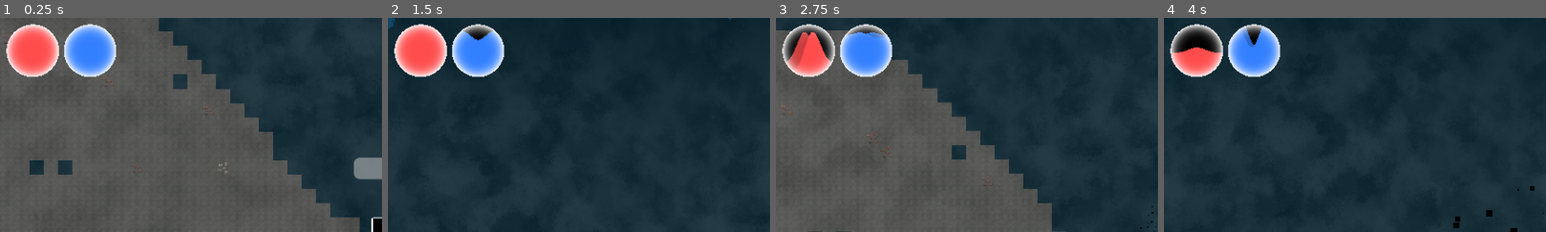
Above: before the commit, frames 1-4 (left to right).
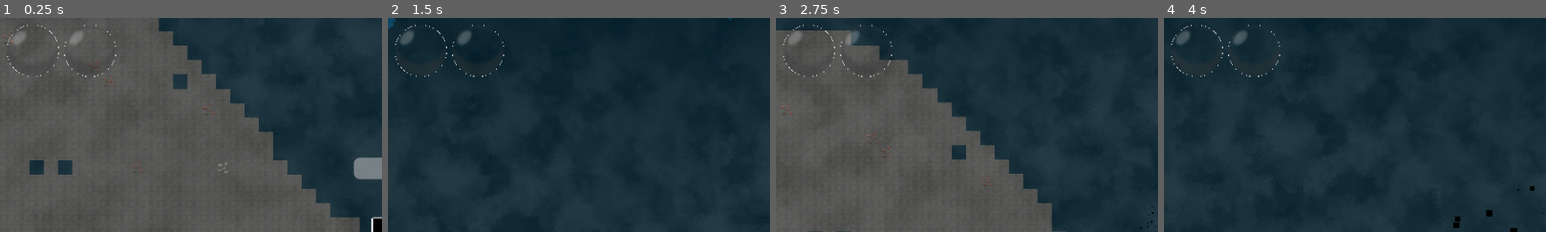
Above: after the commit, the same moments.

Repository: terriblepanic/first-game
Game: Godot game, scene res://scenes/Main.tscn
Same seed, same stepped clock (60 frames per second), same inputs: the game is played once before the commit and once after it.
Inputs (mouse positions are % of the whole screen's width and height, from its top left):
- Up to frame 1 (0.25 s): no input
- Up to frame 2 (1.5 s): tap Enter (ui_accept) at 0.5 s; move the mouse to (72, 45) at 0.52 s; hold D (move_right) from 0.53 s (still down); click (72, 45) at 0.6 s; tap Space (jump) at 0.77 s; move the mouse to (30, 55) at 1.27 s; right-click (30, 55) at 1.35 s
- Up to frame 3 (2.75 s): tap Space (jump) at 1.52 s; move the mouse to (60, 28) at 2.02 s; release D (move_right) at 2.03 s; hold A (move_left) from 2.03 s (still down); tap L at 2.1 s
- Up to frame 4 (4 s): move the mouse to (45, 70) at 2.77 s; release A (move_left) at 2.78 s; hold D (move_right) from 2.78 s (still down); tap E at 2.85 s; tap Space (jump) at 3.02, 3.77 s; move the mouse to (80, 65) at 3.52 s; click (80, 65) at 3.6 s
The pictures show only the part of the screen within x 0-50%, y 0-50%; the shares and areas given below are measured in that part.

The runs differ from the first frame. In frame 1, 5.4% of the frame differs, in the area x 1-31%, y 2-28%; in frame 2, 5.3%; in frame 3, 5.1%; in frame 4, 5.3%.
Error after the commit: Parse Error: Used space character for indentation instead of tab as used before in the file. (res://scripts/hud.gd:28)

Commit message:
Improve orb visuals

Diff:
--- a/scenes/orb_bar.tscn
+++ b/scenes/orb_bar.tscn
@@ -30,6 +30,7 @@
 shader_parameter/vibration_wave_ci = 0.31
 shader_parameter/refraction_ratio_glass = 0.0
 shader_parameter/refraction_ratio_water = 0.0
+shader_parameter/transparent_empty = true
 
 [node name="OrbBar" type="Node2D"]
 script = ExtResource("1_ctuxr")
--- a/scripts/OrbUIController.gd
+++ b/scripts/OrbUIController.gd
@@ -41,6 +41,12 @@
 var alert_ball_color = Color(1.0, 0.3, 0.1, 1.0) # цвет при предупреждении
 var death_ball_color = Color(0.1, 0.1, 0.1, 0.5) # цвет при «смерти» (H <= 0)
 
+# Включить или отключить состояние «смерти»
+var death_state_enabled := true
+
+# Базовый цвет воды, используется для сброса
+var base_water_color: Color
+
 # Твины для разных эффектов
 var vibration_tween: Tween
 var consume_tween: Tween
@@ -52,13 +58,15 @@
 
 # Сброс всех эффектов и параметров к начальным
 func Reset():
-	H = 1.0
-	oH = 1.0
-	target_material.set_shader_parameter('height', H)
-	target_material.set_shader_parameter('oheight', H)
-	target_material.set_shader_parameter('vibration_effect', false)
-	target_material.set_shader_parameter('light_effect', false)
-	target_material.set_shader_parameter('ball_color', ball_color)
+        H = 1.0
+        oH = 1.0
+        target_material.set_shader_parameter('height', H)
+        target_material.set_shader_parameter('oheight', H)
+        target_material.set_shader_parameter('vibration_effect', false)
+        target_material.set_shader_parameter('light_effect', false)
+        target_material.set_shader_parameter('ball_color', ball_color)
+        if base_water_color:
+                target_material.set_shader_parameter('water_color', base_water_color)
 
 
 # Установить высоту заполнения (например, при инициализации)
@@ -78,25 +86,39 @@
 
 # Задать родительский узел для создания твинов
 func SetOwner(node: Node):
-	p_node = node
+        p_node = node
+
+# Включить/выключить состояние «смерти»
+func SetDeathStateEnabled(enabled: bool) -> void:
+        death_state_enabled = enabled
 
 
 # Привязать материал шара, параметры которого будем менять
 func SetShader(mat: Material):
-	target_material = mat
+        target_material = mat
+        if target_material:
+                base_water_color = target_material.get_shader_parameter("water_color")
 
 
 # Обработка «удара» (изменение текущей/предыдущей высоты и запуск эффектов)
 func GetHit(P: float, oP: float, MAXP: float):
-	# Вычисляем новую нормализованную высоту
-	H = max(P / MAXP, 0.0)
-	oH = H
-	target_material.set_shader_parameter('oheight', oH)
-
-	# Если шар «умер»
-	if H <= 0.0:
-		target_material.set_shader_parameter('light_effect', false)
-		target_material.set_shader_parameter('ball_color', death_ball_color)
+        if not target_material:
+                return
+
+        # Вычисляем новую нормализованную высоту
+        H = max(P / MAXP, 0.0)
+        oH = H
+        target_material.set_shader_parameter('oheight', oH)
+
+        # Если шар «умер»
+        if H <= 0.0:
+                target_material.set_shader_parameter('light_effect', false)
+                if death_state_enabled:
+                        target_material.set_shader_parameter('ball_color', death_ball_color)
+                        if base_water_color:
+                                target_material.set_shader_parameter('water_color', base_water_color)
+                else:
+                        target_material.set_shader_parameter('ball_color', ball_color)
 	# Иначе проверяем состояние предупреждения
 	elif alert_effect:
 		if H <= alert_height:
@@ -172,7 +194,9 @@
 
 # Вспомогательный метод создания твина через родительский узел
 func newtween():
-	return p_node.create_tween()
+        if p_node:
+                return p_node.create_tween()
+        return create_tween()
 
 
 # Callback для обновления параметра вибрации в шейдере
@@ -183,9 +207,12 @@
 
 # Плавное обновление значения без вибрации, для регенерации
 func SetSmooth(P: float, MAXP: float):
-	var new_H: float = clamp(P / MAXP, 0.0, 1.0)
-	if abs(new_H - H) < 0.001:
-		return
+        if not target_material:
+                return
+
+        var new_H: float = clamp(P / MAXP, 0.0, 1.0)
+        if abs(new_H - H) < 0.001:
+                return
 
 	oH = target_material.get_shader_parameter("height") # читаем актуальное значение
 	H = new_H
--- a/scripts/hud.gd
+++ b/scripts/hud.gd
@@ -26,19 +26,22 @@
 	hp_orb.SetShader(hp_material)
 	hp_orb.ball_color = Color(1, 1, 1, 1)
 	hp_orb.alert_ball_color = Color(1, 0.3, 0.1, 1)
-	hp_orb.Reset()
-	hp_material.set_shader_parameter("water_color", Color(1, 0.3, 0.3, 1))
+        hp_orb.Reset()
+        hp_material.set_shader_parameter("water_color", Color(1, 0.3, 0.3, 1))
+        hp_material.set_shader_parameter("transparent_empty", true)
 
 	var mp_material: ShaderMaterial = orb_mp_sprite.material.duplicate()
 	orb_mp_sprite.material = mp_material
 
-	mp_orb = OrbUIController.new()
-	mp_orb.SetOwner(self)
-	mp_orb.SetShader(mp_material)
-	mp_orb.ball_color = Color(1, 1, 1, 1)
-	mp_orb.alert_ball_color = Color(0.2, 0.2, 1.0, 1)
-	mp_orb.Reset()
-	mp_material.set_shader_parameter("water_color", Color(0.2, 0.5, 1, 1))
+        mp_orb = OrbUIController.new()
+        mp_orb.SetOwner(self)
+        mp_orb.SetShader(mp_material)
+        mp_orb.ball_color = Color(1, 1, 1, 1)
+        mp_orb.alert_ball_color = Color(0.2, 0.2, 1.0, 1)
+        mp_orb.Reset()
+        mp_orb.SetDeathStateEnabled(false)
+        mp_material.set_shader_parameter("water_color", Color(0.2, 0.5, 1, 1))
+        mp_material.set_shader_parameter("transparent_empty", true)
 
 	# === Подключение сигналов после инициализации орбов ===
 	if player:
--- a/shaders/health_orb.gdshader
+++ b/shaders/health_orb.gdshader
@@ -5,6 +5,8 @@
 uniform bool light_effect = false;
 uniform bool border_exclusion_effect = false;
 uniform bool wave_fix_on_border = false;
+
+uniform bool transparent_empty = false;
 
 uniform vec4 water_color: source_color = vec4(1, 0, 0, 1);
 uniform float water_wave_speed : hint_range(-100, 100, 0.01) = 2;
@@ -55,6 +57,11 @@
 }
 
 void fragment() {
+    if (transparent_empty && height <= 0.0 && oheight <= 0.0) {
+        COLOR = vec4(0.0);
+        return;
+    }
+
     float NTIME = vibration_effect ? TIME + vibration_time : TIME + vibration_effect_timelength;
 
     vec2 uv = (UV - 0.5) * 0.5;
